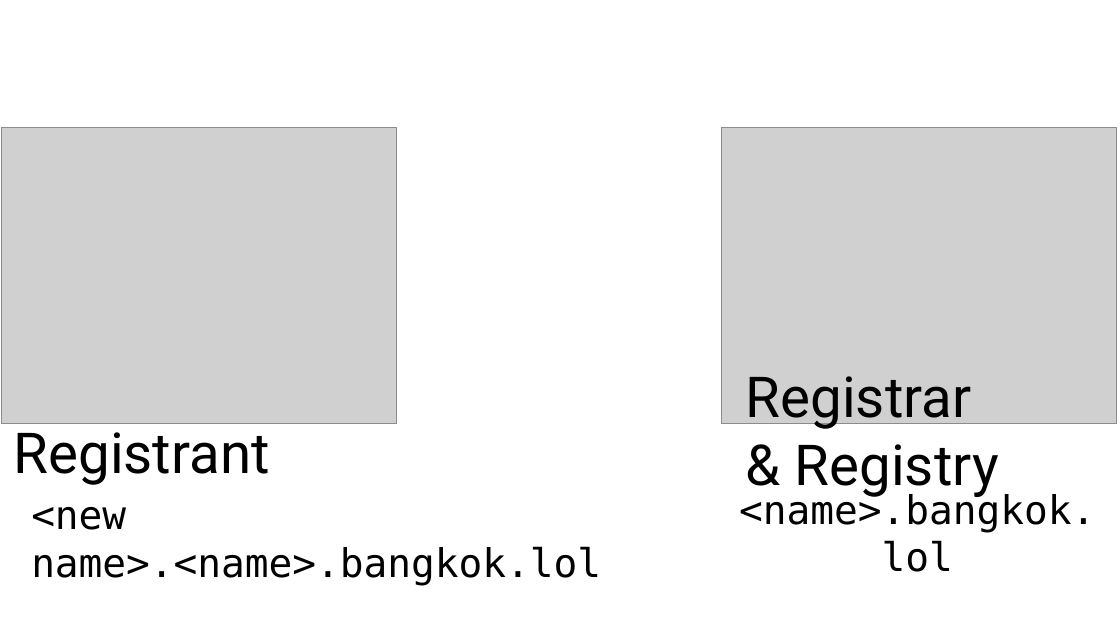
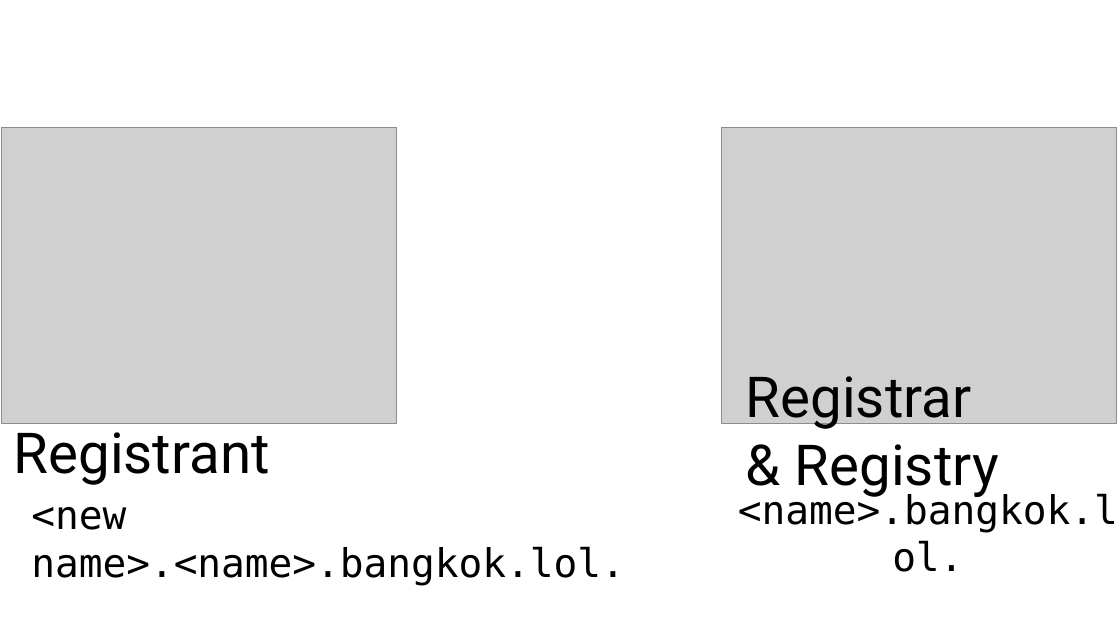
Before and after one commit to NLnetLabs/CSWDNS, a slide deck: slide 4 of slides/30-RRR.odp. Drawn at 1120x630 pixels with LibreOffice and Linux fonts; fonts in the diff are those of the drawing; grey boxes stand for pictures. Boxes give left, top, right and bottom in pixels: in the first picture for what was removed or moved away, otherwise in the second. Text is boxed around its words. In the diff, an @@ line names an element or a change of style, - is before the commit and + after.

```diff
--- a/slides/30-RRR.odp
+++ b/slides/30-RRR.odp
@@ text at (x1=31, y1=507, x2=625, y2=586): text changed @@
-<new name>.<name>.bangkok.lol
+<new name>.<name>.bangkok.lol.
@@ text at (x1=738, y1=492, x2=1118, y2=533): text changed @@
-<name>.bangkok.lol
+<name>.bangkok.lol.
```
Also in this commit, not shown: 1 other slide changed, 24 other files.
